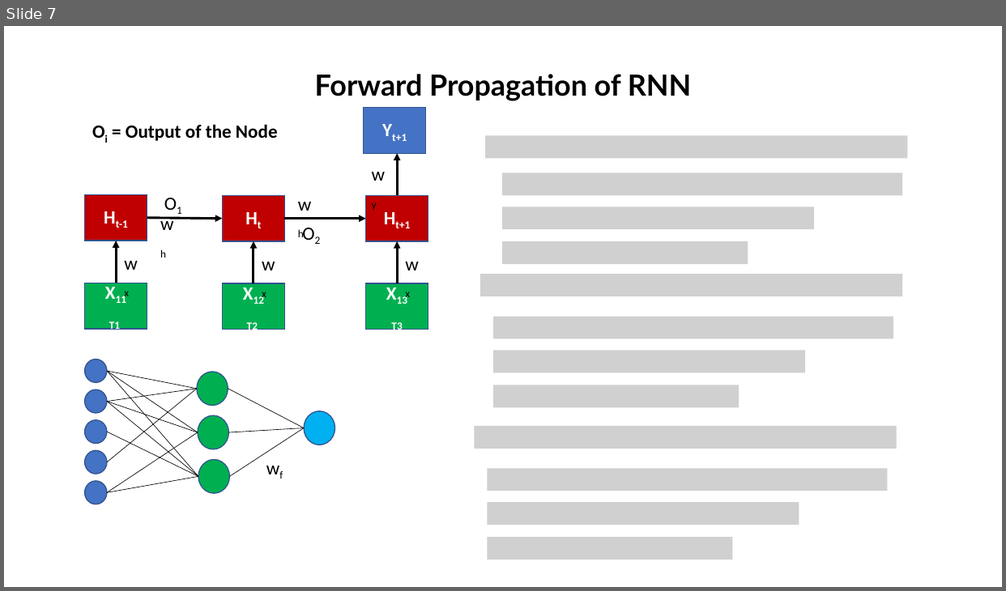
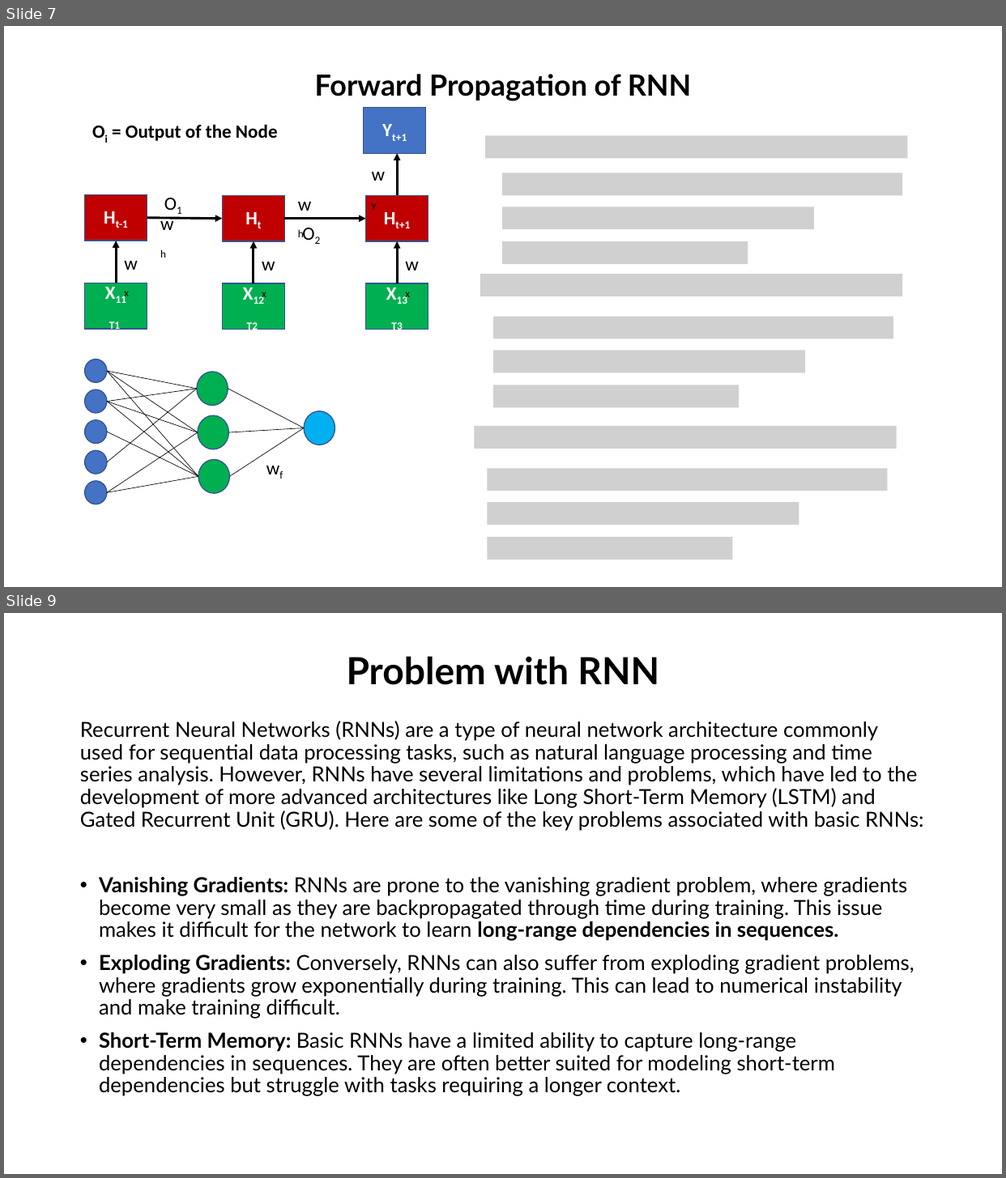
Before and after one commit to alaminbhuyan/ML_DL_AI_Files, a slide deck: DEEP LEARNING/RNN/RNN Concept.pptx. Shown one above the other, each under a label of ours: slide 7 before the commit, slides 7 and 9 after it; the slides between them are not shown. The pictures are 1006x591 and 1006x1178 pixels, drawn with LibreOffice and Linux fonts; fonts in the diff are those of the drawing; grey boxes stand for pictures. Boxes give left, top, right and bottom in pixels: in the first picture for what was removed or moved away, otherwise in the second. Text is boxed around its words. In the diff, an @@ line names an element or a change of style, - is before the commit and + after.

Commit message:
write something on LSTM

```diff
--- a/DEEP LEARNING/RNN/RNN Concept.pptx
+++ b/DEEP LEARNING/RNN/RNN Concept.pptx
@@ slide 9 added at box(4, 613, 1002, 1174), background #FFFFFF @@
@@ title added at box(347, 656, 659, 685), 36 pt, text #000000, bold @@
+Problem with RNN
@@ text added at box(80, 721, 924, 1097), 20 pt, text #000000 @@
+Recurrent Neural Networks (RNNs) are a type of neural network architecture commonly used for sequential data processing tasks, such as natural language processing and time series analysis. However, RNNs have several limitations and problems, which have led to the development of more advanced architectures like Long Short-Term Memory (LSTM) and Gated Recurrent Unit (GRU). Here are some of the key problems associated with basic RNNs:
+• Vanishing Gradients: RNNs are prone to the vanishing gradient problem, where gradients become very small as they are backpropagated through time during training. This issue makes it difficult for the network to learn long-range dependencies in sequences.
+• Exploding Gradients: Conversely, RNNs can also suffer from exploding gradient problems, where gradients grow exponentially during training. This can lead to numerical instability and make training difficult.
+• Short-Term Memory: Basic RNNs have a limited ability to capture long-range dependencies in sequences. They are often better suited for modeling short-term dependencies but struggle with tasks requiring a longer context.
```
Also in this commit, not shown: 3 slides changed, 11 other slides added, 1 slide removed.
